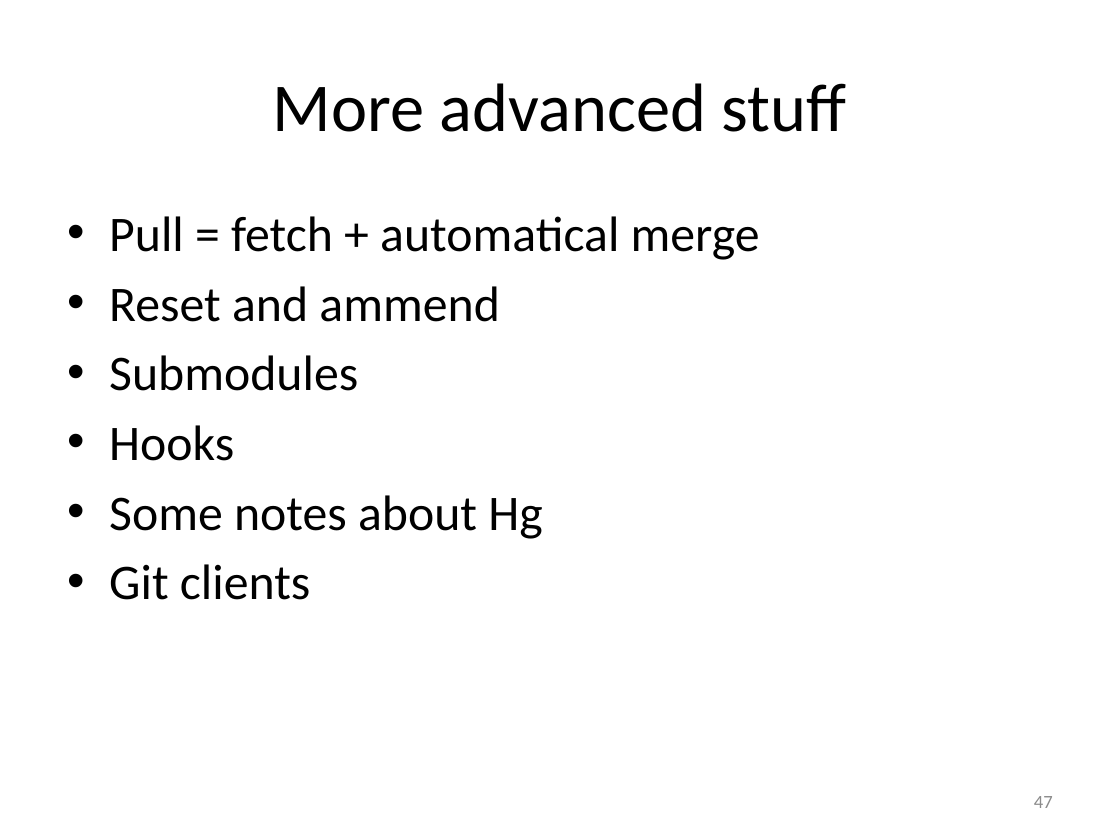
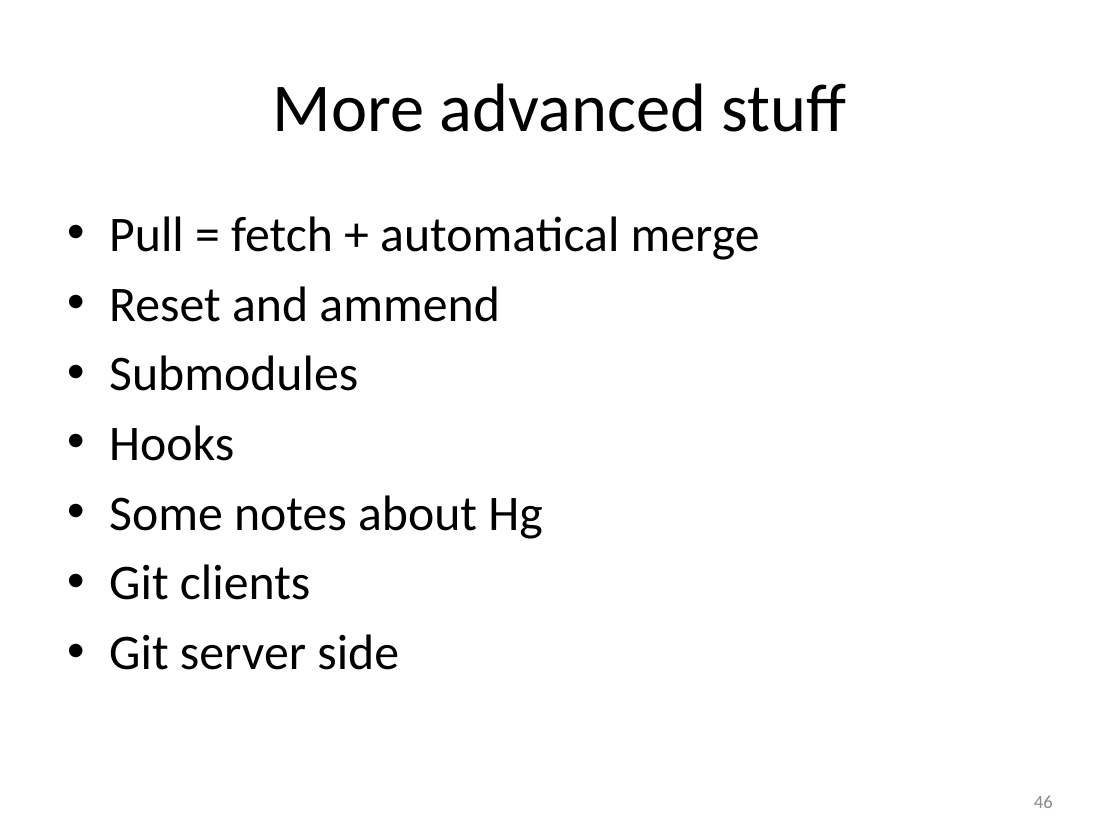
Before and after one commit to adrien59cadri/git_presentation, a slide deck: slide 46 of powerpoint/Nouveau Microsoft PowerPoint Presentation.pptx (slide 47 before the commit). Drawn at 1120x840 pixels with LibreOffice and Linux fonts; fonts in the diff are those of the drawing. Boxes give left, top, right and bottom in pixels: in the first picture for what was removed or moved away, otherwise in the second. Text is boxed around its words. In the diff, an @@ line names an element or a change of style, - is before the commit and + after.

```diff
--- a/powerpoint/Nouveau Microsoft PowerPoint Presentation.pptx
+++ b/powerpoint/Nouveau Microsoft PowerPoint Presentation.pptx
@@ text at box(109, 634, 399, 670): paragraph added @@
+• Git server side
@@ page number at box(1034, 795, 1053, 808): text changed @@
-47
+46
```
Also in this commit, not shown: 3 other slides changed, 1 slide added, 2 slides removed, 2 other files.
